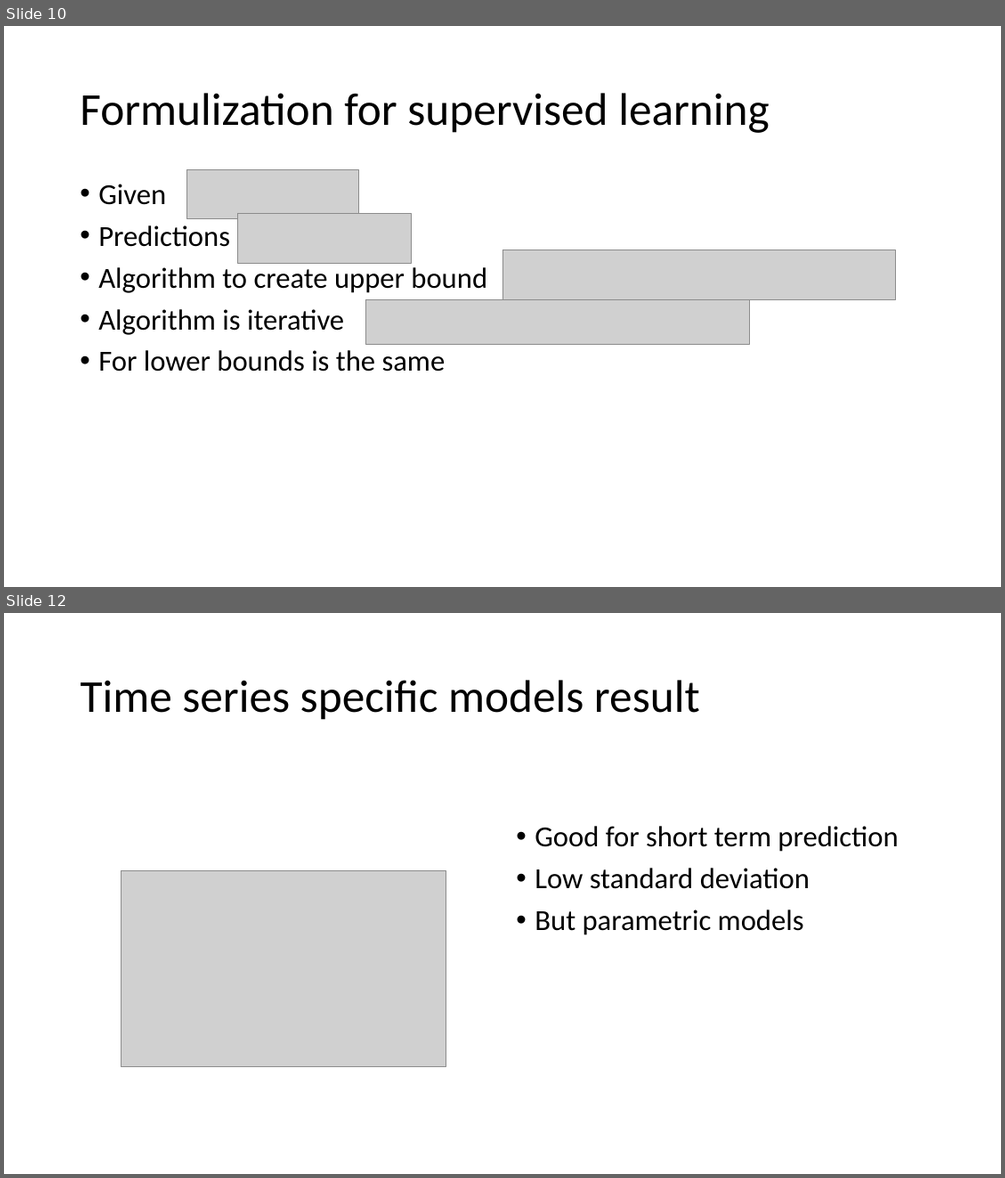
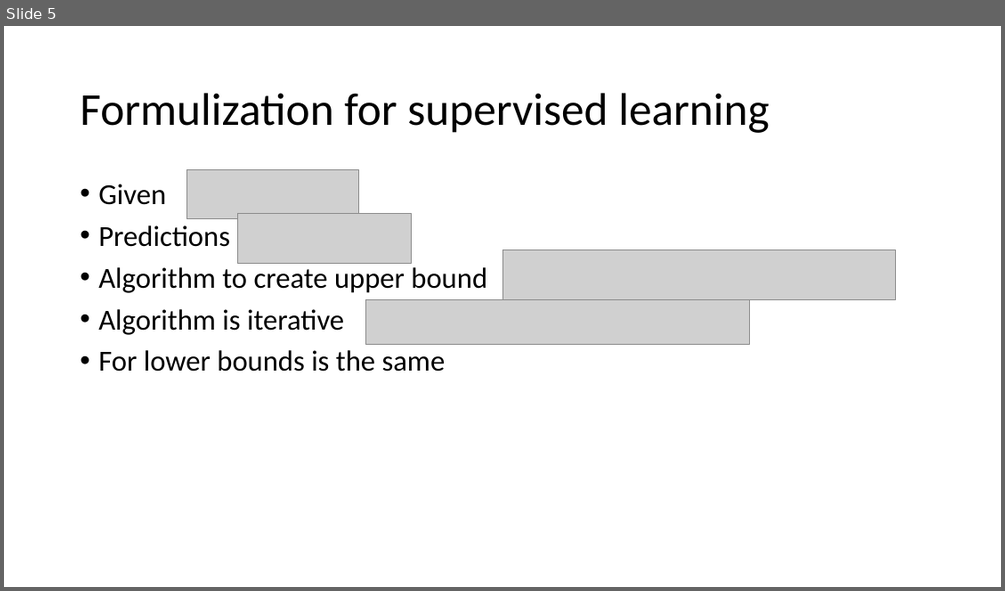
Before and after one commit to NickThe1/kbtu-data-visualization, a slide deck: distrib.pptx. Shown one above the other, each under a label of ours: slides 10 and 12 before the commit, slide 5 after it; the slides between them are not shown. The pictures are 1005x1178 and 1005x591 pixels, drawn with LibreOffice and Linux fonts; fonts in the diff are those of the drawing; grey boxes stand for pictures. Boxes give left, top, right and bottom in pixels: in the first picture for what was removed or moved away, otherwise in the second. Text is boxed around its words. In the diff, an @@ line names an element or a change of style, - is before the commit and + after.

```diff
--- a/distrib.pptx
+++ b/distrib.pptx
@@ slide 12 removed at box(4, 613, 1001, 1174), background #FFFFFF @@
@@ title removed at box(81, 680, 700, 720) @@
-Time series specific models result
@@ text removed at box(534, 826, 898, 935) @@
-• Good for short term prediction
-• Low standard deviation
-• But parametric models
@@ picture removed at box(121, 871, 446, 1067) @@
@@ what was slide 10 is now slide 5 @@
```
Also in this commit, not shown: 2 slides changed, 3 slides added, 7 other slides removed, 3 other files.
